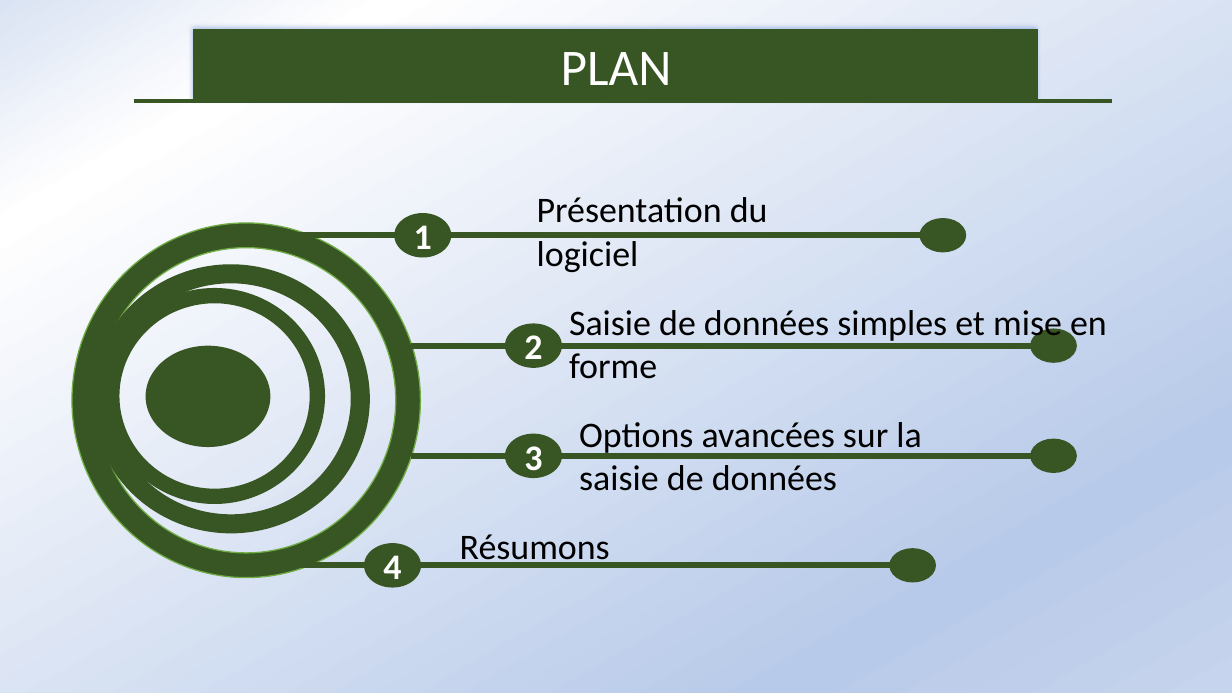
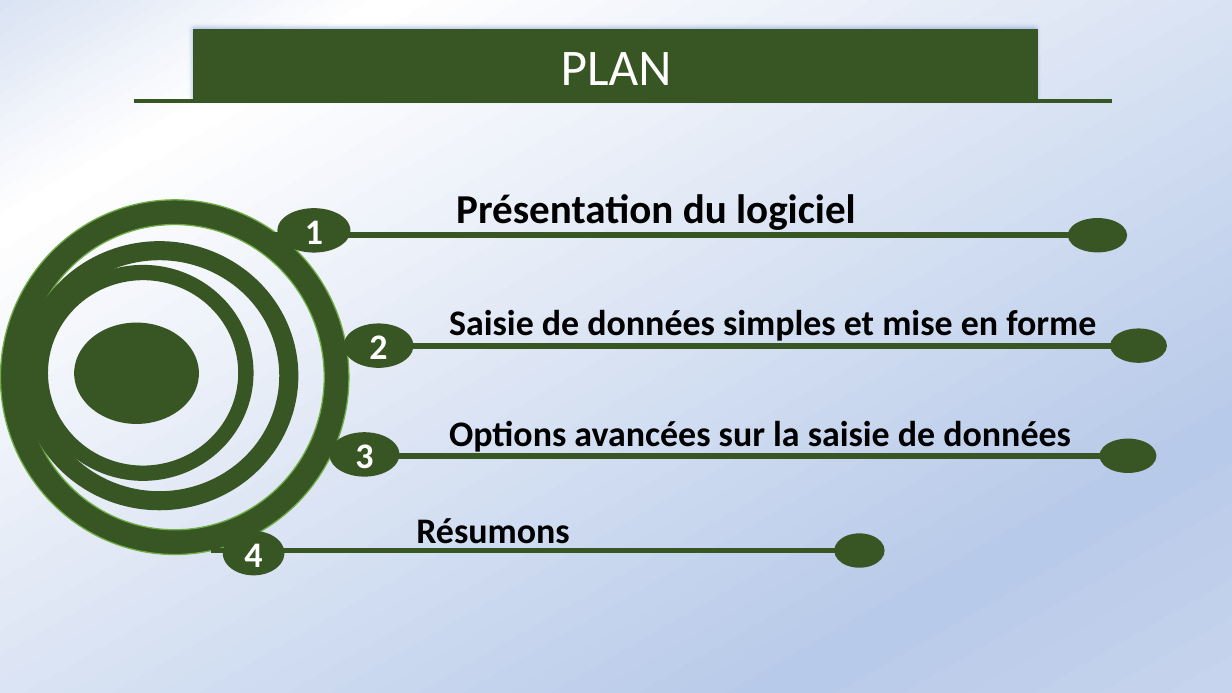
Before and after one commit to Abson-dev/Formation-Excel-IFDC, a slide deck: slide 3 of Cours/IFDC_1.pptx. Drawn at 1232x693 pixels with LibreOffice and Linux fonts; fonts in the diff are those of the drawing. Boxes give left, top, right and bottom in pixels: in the first picture for what was removed or moved away, otherwise in the second. Text is boxed around its words. In the diff, an @@ line names an element or a change of style, - is before the commit and + after.

```diff
--- a/Cours/IFDC_1.pptx
+++ b/Cours/IFDC_1.pptx
@@ text "Présentation du logiciel" moved from (x1=537, y1=197, x2=768, y2=272) to (x1=456, y1=194, x2=856, y2=234) @@
@@ text "Présentation du logiciel" at (x1=456, y1=194, x2=856, y2=234): size 28 to 32 pt, bold on @@
@@ ellipse "1" resized from (x1=395, y1=213, x2=450, y2=257) to (x1=278, y1=209, x2=350, y2=252) @@
@@ line moved from (300, 236) - (921, 236) to (270, 236) - (1069, 236) @@
@@ ellipse resized from (x1=921, y1=220, x2=965, y2=251) to (x1=1069, y1=220, x2=1126, y2=251) @@
@@ 3 donuts, 1 ellipse moved together from (x1=72, y1=223, x2=421, y2=578) to (x1=1, y1=200, x2=349, y2=555) @@
@@ text "Saisie de données simples et ..." moved from (x1=569, y1=310, x2=1107, y2=379) to (x1=449, y1=309, x2=1096, y2=344) @@
@@ ellipse "2" resized from (x1=506, y1=324, x2=561, y2=368) to (x1=345, y1=324, x2=413, y2=368) @@
@@ line moved from (411, 346) - (1032, 346) to (348, 346) - (1112, 346) @@
@@ ellipse resized from (x1=1032, y1=330, x2=1076, y2=361) to (x1=1112, y1=330, x2=1165, y2=361) @@
@@ bold on in 3 elements at (x1=416, y1=518, x2=569, y2=553), (x1=449, y1=309, x2=1096, y2=344), (x1=449, y1=420, x2=1071, y2=455) @@
@@ text "Options avancées sur la saisie ..." moved from (x1=579, y1=422, x2=921, y2=491) to (x1=449, y1=420, x2=1071, y2=455) @@
@@ ellipse "3" resized from (x1=506, y1=434, x2=561, y2=478) to (x1=330, y1=433, x2=398, y2=476) @@
@@ ellipse resized from (x1=1032, y1=440, x2=1076, y2=471) to (x1=1101, y1=440, x2=1155, y2=471) @@
@@ line moved from (411, 456) - (1032, 456) to (335, 456) - (1101, 456) @@
@@ text "Résumons" moved from (x1=460, y1=534, x2=610, y2=568) to (x1=416, y1=518, x2=569, y2=553) @@
@@ ellipse "4" resized from (x1=365, y1=544, x2=421, y2=588) to (x1=224, y1=531, x2=284, y2=575) @@
@@ ellipse resized from (x1=891, y1=550, x2=934, y2=581) to (x1=836, y1=535, x2=883, y2=567) @@
@@ line moved from (270, 566) - (891, 566) to (212, 551) - (884, 551) @@
```
Also in this commit, not shown: 4 other slides changed, 1 slide removed.
